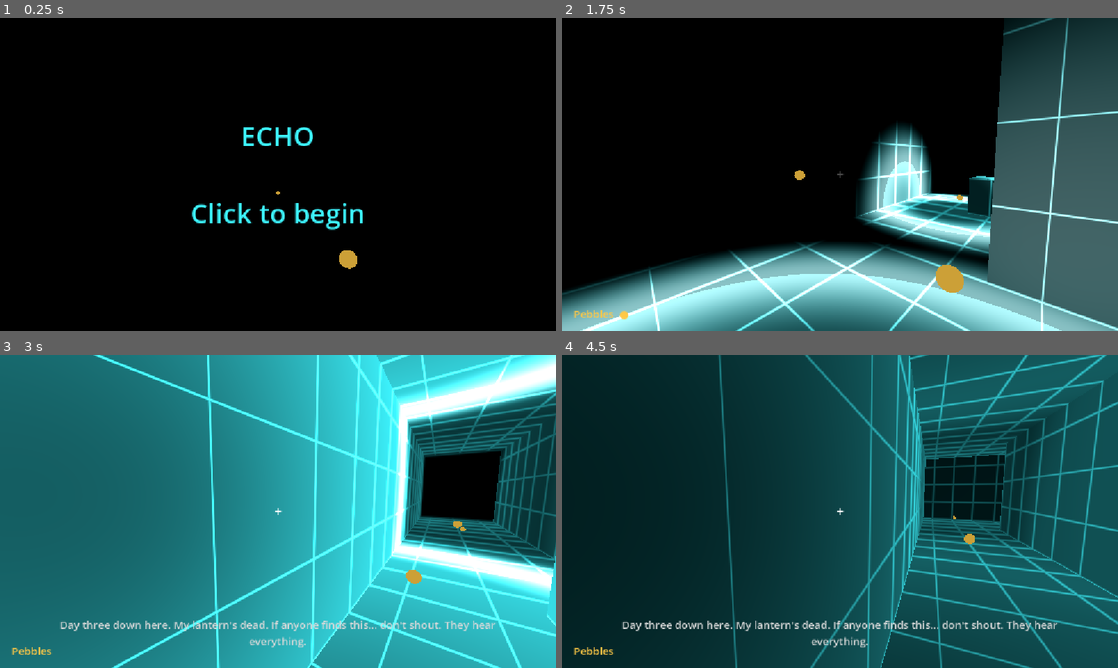
Above: before the commit, frames 1-4 (two rows, left to right).
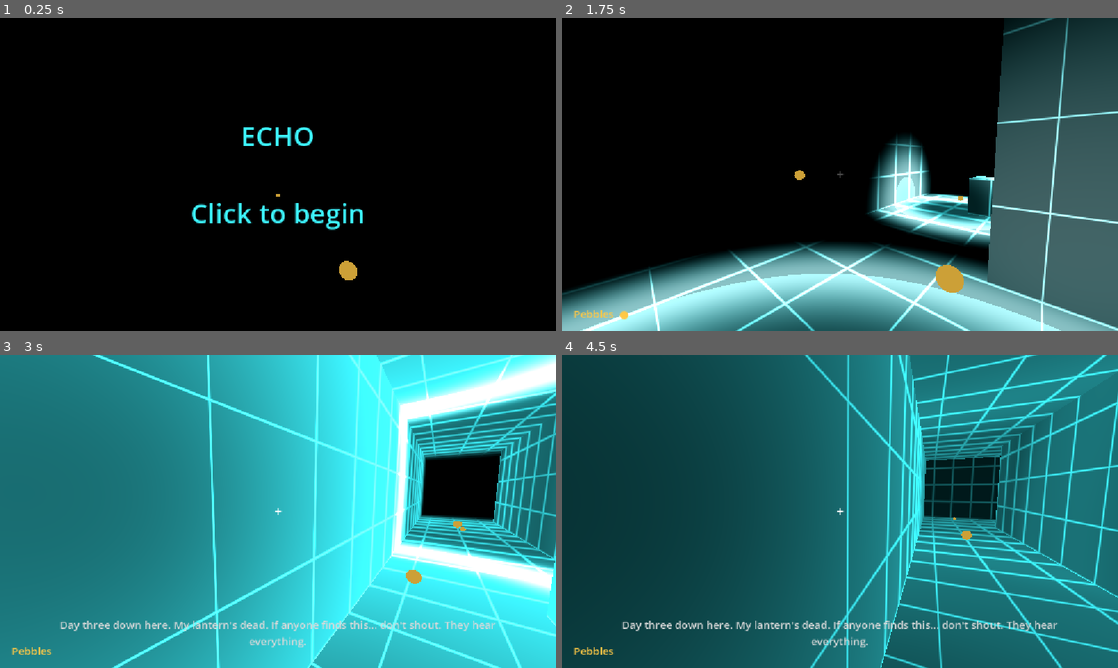
Above: after the commit, the same moments.

Repository: BurTheBear/HackHaven
Game: Godot game, scene res://scenes/main.tscn
The game is run twice, just before and just after one commit, with the same random seed, the same clock (stepped at 60 frames per second) and the same inputs.
Inputs (mouse positions are in pixels of both pictures, inside the frame that each line leads up to):
- Up to frame 1 (0.25 s): no input
- Up to frame 2 (1.75 s): tap Enter at 0.5 s; move the mouse to (962, 158) at 0.52 s; hold D (move_right) 0.53-1.28 s; hold Space (ping) 0.53-1.28 s; click (962, 158) at 0.67 s; tap E (throw) at 0.8, 1.35 s; move the mouse to (812, 174) at 1.27 s; hold W (move_forward) from 1.28 s (still down); tap Space (ping) at 1.55 s
- Up to frame 3 (3 s): keep holding W (move_forward); move the mouse to (289, 505) at 2.02 s; hold Space (ping) 2.03-2.78 s; tap E (throw) at 2.3, 2.85 s; move the mouse to (272, 517) at 2.77 s
- Up to frame 4 (4.5 s): tap Space (ping) at 3.05 s; move the mouse to (878, 514) at 3.52 s; hold Space (ping) 3.53-4.28 s; tap E (throw) at 3.8, 4.35 s; tap Escape (pause) at 4.15 s; tap Enter at 4.25 s; move the mouse to (673, 464) at 4.27 s; release W (move_forward) at 4.28 s; hold A (move_left) from 4.28 s (still down); click (673, 464) at 4.42 s

The runs differ from the first frame. In frame 1, 0.2% of the frame differs, in the area x 49-65%, y 55-84%; in frame 2, 5.3%; in frame 3, 44%; in frame 4, 77%, in the area x 0-100%, y 0-100%.

Commit message:
Fix movement and gameplay bugs in the base game
Movement:
- Player no longer simulates on the title screen or while caught
- Footsteps now light the floor (step_glow), so walking is visible in
  the dark instead of looking like nothing happens
- Input actions use "all devices" (-1) so keys/mouse always match,
  including the web build
- Tunnel now overlaps the Bend instead of sharing an exact face (CSG
  coplanar seams can leave invisible collision walls)
- Respawn at the checkpoint if the player falls out of the level

Gameplay:
- Pause whenever the mouse unlocks (Esc in browsers never reaches the
  game); P also pauses; click resumes; the world really stops
- Listeners hear a ping when its ring reaches them, within the ping's
  own radius (22 m / 10 m), then pause 0.75 s (Alert) before
  investigating; ping spam retargets instead of freezing them
- Listeners return to patrol when the player is caught
- 8 ping slots: 0-3 player, 4-7 pebbles, so pebbles never wipe the
  player's ping mid-afterglow
- Pebble piles picked up after the last checkpoint come back on death;
  piles aren't wasted when pebbles are already full
- Thrown pebbles no longer spawn inside walls

Co-Authored-By: Claude Opus 5.5 <noreply@anthropic.com>

Diff:
--- a/game/project.godot
+++ b/game/project.godot
@@ -27,43 +27,44 @@
 
 move_forward={
 "deadzone": 0.2,
-"events": [Object(InputEventKey,"resource_local_to_scene":false,"resource_name":"","device":16,"window_id":0,"alt_pressed":false,"shif …(175 unchanged characters)…
-, Object(InputEventKey,"resource_local_to_scene":false,"resource_name":"","device":16,"window_id":0,"alt_pressed":false,"shif …(180 unchanged characters)…
+"events": [Object(InputEventKey,"resource_local_to_scene":false,"resource_name":"","device":-1,"window_id":0,"alt_pressed":false,"shif …(175 unchanged characters)…
+, Object(InputEventKey,"resource_local_to_scene":false,"resource_name":"","device":-1,"window_id":0,"alt_pressed":false,"shif …(180 unchanged characters)…
 ]
 }
 move_back={
 "deadzone": 0.2,
-"events": [Object(InputEventKey,"resource_local_to_scene":false,"resource_name":"","device":16,"window_id":0,"alt_pressed":false,"shif …(175 unchanged characters)…
-, Object(InputEventKey,"resource_local_to_scene":false,"resource_name":"","device":16,"window_id":0,"alt_pressed":false,"shif …(180 unchanged characters)…
+"events": [Object(InputEventKey,"resource_local_to_scene":false,"resource_name":"","device":-1,"window_id":0,"alt_pressed":false,"shif …(175 unchanged characters)…
+, Object(InputEventKey,"resource_local_to_scene":false,"resource_name":"","device":-1,"window_id":0,"alt_pressed":false,"shif …(180 unchanged characters)…
 ]
 }
 move_left={
 "deadzone": 0.2,
-"events": [Object(InputEventKey,"resource_local_to_scene":false,"resource_name":"","device":16,"window_id":0,"alt_pressed":false,"shif …(175 unchanged characters)…
-, Object(InputEventKey,"resource_local_to_scene":false,"resource_name":"","device":16,"window_id":0,"alt_pressed":false,"shif …(180 unchanged characters)…
+"events": [Object(InputEventKey,"resource_local_to_scene":false,"resource_name":"","device":-1,"window_id":0,"alt_pressed":false,"shif …(175 unchanged characters)…
+, Object(InputEventKey,"resource_local_to_scene":false,"resource_name":"","device":-1,"window_id":0,"alt_pressed":false,"shif …(180 unchanged characters)…
 ]
 }
 move_right={
 "deadzone": 0.2,
-"events": [Object(InputEventKey,"resource_local_to_scene":false,"resource_name":"","device":16,"window_id":0,"alt_pressed":false,"shif …(175 unchanged characters)…
-, Object(InputEventKey,"resource_local_to_scene":false,"resource_name":"","device":16,"window_id":0,"alt_pressed":false,"shif …(180 unchanged characters)…
+"events": [Object(InputEventKey,"resource_local_to_scene":false,"resource_name":"","device":-1,"window_id":0,"alt_pressed":false,"shif …(175 unchanged characters)…
+, Object(InputEventKey,"resource_local_to_scene":false,"resource_name":"","device":-1,"window_id":0,"alt_pressed":false,"shif …(180 unchanged characters)…
 ]
 }
 ping={
 "deadzone": 0.2,
-"events": [Object(InputEventKey,"resource_local_to_scene":false,"resource_name":"","device":16,"window_id":0,"alt_pressed":false,"shif …(175 unchanged characters)…
-, Object(InputEventMouseButton,"resource_local_to_scene":false,"resource_name":"","device":32,"window_id":0,"alt_pressed":false,"shif …(230 unchanged characters)…
+"events": [Object(InputEventKey,"resource_local_to_scene":false,"resource_name":"","device":-1,"window_id":0,"alt_pressed":false,"shif …(175 unchanged characters)…
+, Object(InputEventMouseButton,"resource_local_to_scene":false,"resource_name":"","device":-1,"window_id":0,"alt_pressed":false,"shif …(230 unchanged characters)…
 ]
 }
 throw={
 "deadzone": 0.2,
-"events": [Object(InputEventKey,"resource_local_to_scene":false,"resource_name":"","device":16,"window_id":0,"alt_pressed":false,"shif …(175 unchanged characters)…
-, Object(InputEventMouseButton,"resource_local_to_scene":false,"resource_name":"","device":32,"window_id":0,"alt_pressed":false,"shif …(230 unchanged characters)…
+"events": [Object(InputEventKey,"resource_local_to_scene":false,"resource_name":"","device":-1,"window_id":0,"alt_pressed":false,"shif …(175 unchanged characters)…
+, Object(InputEventMouseButton,"resource_local_to_scene":false,"resource_name":"","device":-1,"window_id":0,"alt_pressed":false,"shif …(230 unchanged characters)…
 ]
 }
 pause={
 "deadzone": 0.2,
-"events": [Object(InputEventKey,"resource_local_to_scene":false,"resource_name":"","device":16,"window_id":0,"alt_pressed":false,"shif …(180 unchanged characters)…
+"events": [Object(InputEventKey,"resource_local_to_scene":false,"resource_name":"","device":-1,"window_id":0,"alt_pressed":false,"shif …(180 unchanged characters)…
+, Object(InputEventKey,"resource_local_to_scene":false,"resource_name":"","device":-1,"window_id":0,"alt_pressed":false,"shift_pressed":false,"ctrl_pressed":false,"meta_pressed":false,"pressed":false,"keycode":0,"physical_keycode":80,"key_label":0,"unicode":0,"location":0,"echo":false,"script":null)
 ]
 }
 
@@ -113,7 +114,43 @@
 "type": "float",
 "value": 22.0
 }
+ping_4={
+"type": "vec4",
+"value": Vector4(0, 0, 0, -1)
+}
+ping_radius_4={
+"type": "float",
+"value": 10.0
+}
+ping_5={
+"type": "vec4",
+"value": Vector4(0, 0, 0, -1)
+}
+ping_radius_5={
+"type": "float",
+"value": 10.0
+}
+ping_6={
+"type": "vec4",
+"value": Vector4(0, 0, 0, -1)
+}
+ping_radius_6={
+"type": "float",
+"value": 10.0
+}
+ping_7={
+"type": "vec4",
+"value": Vector4(0, 0, 0, -1)
+}
+ping_radius_7={
+"type": "float",
+"value": 10.0
+}
 player_pos={
 "type": "vec3",
 "value": Vector3(0, 0, 0)
 }
+step_glow={
+"type": "float",
+"value": 0.0
+}
--- a/game/scenes/level.tscn
+++ b/game/scenes/level.tscn
@@ -76,9 +76,9 @@
 material = SubResource("StandardMaterial3D_t1rx8")
 
 [node name="Tunnel" type="CSGBox3D" parent="Geometry/Cave" unique_id=681401570]
-transform = Transform3D(1, 0, 0, 0, 1, 0, 0, 0, 1, 0, 1.75, -10)
-operation = 2
-size = Vector3(3, 3.5, 16)
+transform = Transform3D(1, 0, 0, 0, 1, 0, 0, 0, 1, 0, 1.75, -10.5)
+operation = 2
+size = Vector3(3, 3.5, 17)
 material = SubResource("StandardMaterial3D_t1rx8")
 
 [node name="Bend" type="CSGBox3D" parent="Geometry/Cave" unique_id=1152971862]
--- a/game/scripts/echo_system.gd
+++ b/game/scripts/echo_system.gd
@@ -1,29 +1,58 @@
 extends Node
-## Autoload "Echo": tracks the last 4 pings and feeds them to the reveal shader.
+## Autoload "Echo": tracks live pings and feeds them to the reveal shader.
 ## Anything that makes noise calls Echo.emit_ping(); Listeners connect to ping_emitted.
+## Slots 0-3 are for the player's pings, 4-7 for pebble pings, so a pebble
+## never wipes out the player's ping mid-afterglow.
 
 signal ping_emitted(origin: Vector3, max_radius: float, loud: bool)
 
-const SLOTS := 4
-const MAX_AGE := 6.0
+const GROUP_SIZE := 4
+const SLOTS := 8
+## Ring reaches 22 m in ~1.2 s, then 2 s of afterglow.
+const MAX_AGE := 3.5
+const STEP_FADE := 0.5
 
-var _origins: Array[Vector3] = [Vector3.ZERO, Vector3.ZERO, Vector3.ZERO, Vector3.ZERO]
-var _ages: Array[float] = [-1.0, -1.0, -1.0, -1.0]
-var _radii: Array[float] = [22.0, 22.0, 22.0, 22.0]
-var _next := 0
+var _origins: Array[Vector3] = []
+var _ages: Array[float] = []
+var _radii: Array[float] = []
+var _step_glow := 0.0
 
 
-func emit_ping(origin: Vector3, max_radius: float = 22.0, loud: bool = true) -> void:
-	_origins[_next] = origin
-	_ages[_next] = 0.0
-	_radii[_next] = max_radius
-	_next = (_next + 1) % SLOTS
+func _ready() -> void:
+	_origins.resize(SLOTS)
+	_origins.fill(Vector3.ZERO)
+	_ages.resize(SLOTS)
+	_ages.fill(-1.0)
+	_radii.resize(SLOTS)
+	_radii.fill(22.0)
+
+
+func emit_ping(origin: Vector3, max_radius: float = 22.0, loud: bool = true, is_pebble: bool = false) -> void:
+	var first := GROUP_SIZE if is_pebble else 0
+	var slot := first
+	var oldest := -1.0
+	for i in range(first, first + GROUP_SIZE):
+		if _ages[i] < 0.0:
+			slot = i
+			break
+		if _ages[i] > oldest:
+			oldest = _ages[i]
+			slot = i
+	_origins[slot] = origin
+	_ages[slot] = 0.0
+	_radii[slot] = max_radius
 	ping_emitted.emit(origin, max_radius, loud)
+
+
+## Called on every footstep: briefly lights the floor around the player.
+func step() -> void:
+	_step_glow = 1.0
 
 
 func clear() -> void:
 	for i in SLOTS:
 		_ages[i] = -1.0
+	_step_glow = 0.0
 
 
 func set_player_position(p: Vector3) -> void:
@@ -39,3 +68,5 @@
 		var o := _origins[i]
 		RenderingServer.global_shader_parameter_set("ping_%d" % i, Vector4(o.x, o.y, o.z, _ages[i]))
 		RenderingServer.global_shader_parameter_set("ping_radius_%d" % i, _radii[i])
+	_step_glow = maxf(_step_glow - delta / STEP_FADE, 0.0)
+	RenderingServer.global_shader_parameter_set("step_glow", _step_glow)
--- a/game/scripts/listener.gd
+++ b/game/scripts/listener.gd
@@ -1,15 +1,20 @@
 extends CharacterBody3D
 ## Listener: a blind monster that hunts by sound.
-## Patrols between its start point and start + patrol_offset, walks to any loud
-## ping within hearing_radius, searches for a while, then goes back to patrolling.
+## Hears a ping when its ring reaches it (so anything that hears you was also
+## outlined by that ping), pauses in Alert, then walks to where the sound came
+## from, searches for a while, and goes back to patrolling.
 ## It moves in straight lines (no navmesh), so keep rooms open.
 
-enum Mode { PATROL, INVESTIGATE, SEARCH }
+enum Mode { PATROL, ALERT, INVESTIGATE, SEARCH }
+
+const SOUND_SPEED := 18.0  ## Same as the ping ring speed in the shader.
 
 @export var patrol_offset := Vector3(0, 0, 6)
 @export var patrol_speed := 1.5
 @export var investigate_speed := 3.2
-@export var hearing_radius := 25.0
+## Upper limit; a ping is only heard inside its own radius (22 m, pebbles 10 m).
+@export var hearing_radius := 22.0
+@export var alert_time := 0.75
 @export var catch_distance := 1.0
 @export var search_time := 4.0
 @export var asleep := false
@@ -23,32 +28,54 @@
 var _to_far := true
 var _target := Vector3.ZERO
 var _search := 0.0
+var _alert := 0.0
+var _hear_delay := -1.0
+var _heard_origin := Vector3.ZERO
 var _gravity: float = ProjectSettings.get_setting("physics/3d/default_gravity")
 
 
 func _ready() -> void:
 	_home = global_position
 	Echo.ping_emitted.connect(_on_ping)
+	Game.player_caught.connect(_on_player_caught)
 
 
-func _on_ping(origin: Vector3, _max_radius: float, loud: bool) -> void:
+func _on_ping(origin: Vector3, max_radius: float, loud: bool) -> void:
 	if not loud:
 		return
 	var d := global_position.distance_to(origin)
-	if asleep:
-		if d > wake_radius:
-			return
-		asleep = false
-	if d > hearing_radius:
+	if asleep and d > wake_radius:
 		return
-	mode = Mode.INVESTIGATE
-	_target = Vector3(origin.x, global_position.y, origin.z)
+	if d > minf(max_radius, hearing_radius):
+		return
+	# React when the ring actually reaches us, not instantly.
+	_heard_origin = origin
+	_hear_delay = d / SOUND_SPEED
+
+
+func _hear() -> void:
+	_target = Vector3(_heard_origin.x, global_position.y, _heard_origin.z)
+	asleep = false
+	# Already hunting: just retarget (no new pause, or ping spam would freeze it).
+	if mode == Mode.ALERT or mode == Mode.INVESTIGATE:
+		return
+	mode = Mode.ALERT
+	_alert = alert_time
 	if not hear_lines.is_empty():
 		voice.stream = hear_lines.pick_random()
 		voice.play()
 
 
+func _on_player_caught() -> void:
+	mode = Mode.PATROL
+	_hear_delay = -1.0
+
+
 func _physics_process(delta: float) -> void:
+	if _hear_delay >= 0.0:
+		_hear_delay -= delta
+		if _hear_delay < 0.0:
+			_hear()
 	if not is_on_floor():
 		velocity.y -= _gravity * delta
 	var dest := global_position
@@ -60,6 +87,11 @@
 				speed = patrol_speed
 				if _flat_dist(dest) < 0.5:
 					_to_far = not _to_far
+		Mode.ALERT:
+			_face(_target)
+			_alert -= delta
+			if _alert <= 0.0:
+				mode = Mode.INVESTIGATE
 		Mode.INVESTIGATE:
 			dest = _target
 			speed = investigate_speed
@@ -76,11 +108,18 @@
 	var move := Vector3.ZERO
 	if to.length() > 0.1:
 		move = to.normalized() * speed
-		look_at(global_position + to, Vector3.UP)
+		_face(dest)
 	velocity.x = move.x
 	velocity.z = move.z
 	move_and_slide()
 	_check_catch()
+
+
+func _face(p: Vector3) -> void:
+	var to := p - global_position
+	to.y = 0.0
+	if to.length() > 0.1:
+		look_at(global_position + to, Vector3.UP)
 
 
 func _flat_dist(p: Vector3) -> float:
--- a/game/scripts/main.gd
+++ b/game/scripts/main.gd
@@ -26,10 +26,9 @@
 				start_game()
 				get_viewport().set_input_as_handled()
 		Game.State.PLAYING:
-			if click and Input.mouse_mode != Input.MOUSE_MODE_CAPTURED:
-				Input.mouse_mode = Input.MOUSE_MODE_CAPTURED
-				get_viewport().set_input_as_handled()
-			elif event.is_action_pressed("pause"):
+			# Unlocking the mouse pauses the game (see ui.gd), which also
+			# handles the click that resumes it.
+			if event.is_action_pressed("pause"):
 				Input.mouse_mode = Input.MOUSE_MODE_VISIBLE
 		Game.State.WON:
 			if click:
--- a/game/scripts/pebble.gd
+++ b/game/scripts/pebble.gd
@@ -33,4 +33,4 @@
 		click.play()
 	if _bounces < ECHO_BOUNCES:
 		_bounces += 1
-		Echo.emit_ping(global_position, PING_RADIUS, true)
+		Echo.emit_ping(global_position, PING_RADIUS, true, true)
--- a/game/scripts/player.gd
+++ b/game/scripts/player.gd
@@ -7,6 +7,7 @@
 const PING_COOLDOWN := 1.0
 const PING_RADIUS := 22.0
 const THROW_SPEED := 9.0
+const FALL_LIMIT := -20.0
 
 @export var pebble_scene: PackedScene
 
@@ -35,18 +36,24 @@
 
 
 func _physics_process(delta: float) -> void:
+	Echo.set_player_position(global_position)
+	# Don't simulate on the title screen or while caught: the player used to
+	# fall and slide around before the game even started.
+	if Game.state != Game.State.PLAYING:
+		velocity = Vector3.ZERO
+		return
 	if not is_on_floor():
 		velocity.y -= _gravity * delta
-	var input := Vector2.ZERO
-	if Game.state == Game.State.PLAYING:
-		input = Input.get_vector("move_left", "move_right", "move_forward", "move_back")
+	var input := Input.get_vector("move_left", "move_right", "move_forward", "move_back")
 	var dir := (transform.basis * Vector3(input.x, 0.0, input.y)).normalized()
 	velocity.x = move_toward(velocity.x, dir.x * SPEED, ACCEL * delta)
 	velocity.z = move_toward(velocity.z, dir.z * SPEED, ACCEL * delta)
 	move_and_slide()
 	ping_cooldown = maxf(ping_cooldown - delta, 0.0)
-	Echo.set_player_position(global_position)
 	_footsteps(delta, input.length() > 0.1 and is_on_floor())
+	# Safety net: fell out of the level.
+	if global_position.y < FALL_LIMIT:
+		respawn(Game.checkpoint_position)
 
 
 func try_ping() -> void:
@@ -64,7 +71,14 @@
 	var pebble := pebble_scene.instantiate() as RigidBody3D
 	get_parent().add_child(pebble)
 	var forward := -camera.global_basis.z
-	pebble.global_position = camera.global_position + forward * 0.6
+	var from := camera.global_position
+	var spawn := from + forward * 0.6
+	# Facing a wall: spawn in front of it, not inside it.
+	var hit := get_world_3d().direct_space_state.intersect_ray(
+		PhysicsRayQueryParameters3D.create(from, spawn, 1))
+	if hit:
+		spawn = (hit["position"] as Vector3) - forward * 0.15
+	pebble.global_position = spawn
 	pebble.linear_velocity = forward * THROW_SPEED + Vector3.UP * 2.0
 
 
@@ -80,5 +94,6 @@
 	_step_timer -= delta
 	if _step_timer <= 0.0:
 		_step_timer = 0.45
+		Echo.step()
 		if step_sound.stream:
 			step_sound.play()
--- a/game/scripts/trigger.gd
+++ b/game/scripts/trigger.gd
@@ -10,16 +10,24 @@
 @export_multiline var subtitle := ""
 
 var _used := false
+var _picked_since_checkpoint := false
 
 
 func _ready() -> void:
 	body_entered.connect(_on_body_entered)
+	Game.checkpoint_reached.connect(func(): _picked_since_checkpoint = false)
+	Game.player_caught.connect(_on_player_caught)
 
 
 func _on_body_entered(body: Node) -> void:
 	if _used or not body.is_in_group("player") or Game.state != Game.State.PLAYING:
 		return
+	# Full hands: leave the pile for later instead of wasting it.
+	if kind == Kind.PEBBLES and Game.pebbles >= Game.MAX_PEBBLES:
+		return
 	_used = true
+	if kind == Kind.PEBBLES:
+		_picked_since_checkpoint = true
 	_play_sound()
 	if subtitle != "":
 		Game.show_subtitle(subtitle)
@@ -33,6 +41,15 @@
 			Game.win()
 
 
+## Respawning restores the pebble count from the last checkpoint, so piles
+## picked up after it come back too (otherwise those pebbles are lost forever).
+func _on_player_caught() -> void:
+	if kind == Kind.PEBBLES and _used and _picked_since_checkpoint:
+		_used = false
+		_picked_since_checkpoint = false
+		show()
+
+
 func _play_sound() -> void:
 	if sound == null:
 		return
--- a/game/scripts/ui.gd
+++ b/game/scripts/ui.gd
@@ -13,6 +13,9 @@
 
 
 func _ready() -> void:
+	# Keeps running while the tree is paused, so it can show the pause text
+	# and take the click that resumes.
+	process_mode = Node.PROCESS_MODE_ALWAYS
 	Game.state_changed.connect(_on_state_changed)
 	Game.pebbles_changed.connect(_on_pebbles_changed)
 	Game.subtitle.connect(_on_subtitle)
@@ -26,7 +29,12 @@
 func _process(delta: float) -> void:
 	var player = get_tree().get_first_node_in_group("player")
 	crosshair.modulate.a = 0.3 if player and player.ping_cooldown > 0.0 else 1.0
-	paused.visible = Game.state == Game.State.PLAYING and Input.mouse_mode != Input.MOUSE_MODE_CAPTURED
+	# Pause whenever the mouse is unlocked while playing. In a browser, Esc
+	# unlocks the mouse without the game ever seeing the key press.
+	var should_pause := Game.state == Game.State.PLAYING and Input.mouse_mode != Input.MOUSE_MODE_CAPTURED
+	if get_tree().paused != should_pause:
+		get_tree().paused = should_pause
+	paused.visible = should_pause
 	_subtitle_time -= delta
 	if _subtitle_time <= 0.0:
 		subtitle_label.text = ""
@@ -34,6 +42,12 @@
 		_message_time -= delta
 		if _message_time <= 0.0:
 			message.text = ""
+
+
+func _unhandled_input(event: InputEvent) -> void:
+	if get_tree().paused and event is InputEventMouseButton and event.is_pressed():
+		Input.mouse_mode = Input.MOUSE_MODE_CAPTURED
+		get_viewport().set_input_as_handled()
 
 
 func _on_state_changed(state: int) -> void:
--- a/game/shaders/reveal.gdshader
+++ b/game/shaders/reveal.gdshader
@@ -7,18 +7,27 @@
 global uniform vec4 ping_1;
 global uniform vec4 ping_2;
 global uniform vec4 ping_3;
+global uniform vec4 ping_4;
+global uniform vec4 ping_5;
+global uniform vec4 ping_6;
+global uniform vec4 ping_7;
 global uniform float ping_radius_0;
 global uniform float ping_radius_1;
 global uniform float ping_radius_2;
 global uniform float ping_radius_3;
+global uniform float ping_radius_4;
+global uniform float ping_radius_5;
+global uniform float ping_radius_6;
+global uniform float ping_radius_7;
 global uniform vec3 player_pos;
+global uniform float step_glow;
 
 uniform vec3 echo_color : source_color = vec3(0.24, 0.96, 1.0);
 uniform float ping_speed = 18.0;
 uniform float ring_width = 1.2;
 uniform float afterglow = 2.0;
 uniform float grid_scale = 1.0;
-uniform float near_glow = 0.12;
+uniform float near_glow = 0.35;
 
 varying vec3 wpos;
 varying vec3 wnorm;
@@ -47,7 +56,9 @@
 
 void fragment() {
 	vec2 l = ping_light(ping_0, ping_radius_0) + ping_light(ping_1, ping_radius_1)
-		+ ping_light(ping_2, ping_radius_2) + ping_light(ping_3, ping_radius_3);
+		+ ping_light(ping_2, ping_radius_2) + ping_light(ping_3, ping_radius_3)
+		+ ping_light(ping_4, ping_radius_4) + ping_light(ping_5, ping_radius_5)
+		+ ping_light(ping_6, ping_radius_6) + ping_light(ping_7, ping_radius_7);
 	vec3 g = wpos * grid_scale;
 	vec3 f = abs(fract(g + 0.5) - 0.5);
 	vec3 w = fwidth(g) * 1.5;
@@ -55,7 +66,9 @@
 	float grid = max(max(lines.x, lines.y), lines.z);
 	float rim = 1.0 - abs(dot(NORMAL, VIEW));
 	float detail = 0.3 + 0.7 * grid + 0.5 * rim;
-	float near = (1.0 - smoothstep(0.6, 1.6, distance(wpos, player_pos))) * step(0.7, wnorm.y) * near_glow;
+	// Footstep glow: each step briefly lights the floor around the player,
+	// so walking gives visible feedback in the dark.
+	float near = (1.0 - smoothstep(0.6, 1.6, distance(wpos, player_pos))) * step(0.7, wnorm.y) * near_glow * step_glow;
 	float intensity = (l.x * 1.4 + l.y) * detail + near * (0.4 + grid);
 	ALBEDO = mix(echo_color, vec3(1.0), clamp(l.x * 0.6, 0.0, 1.0)) * intensity;
 }
